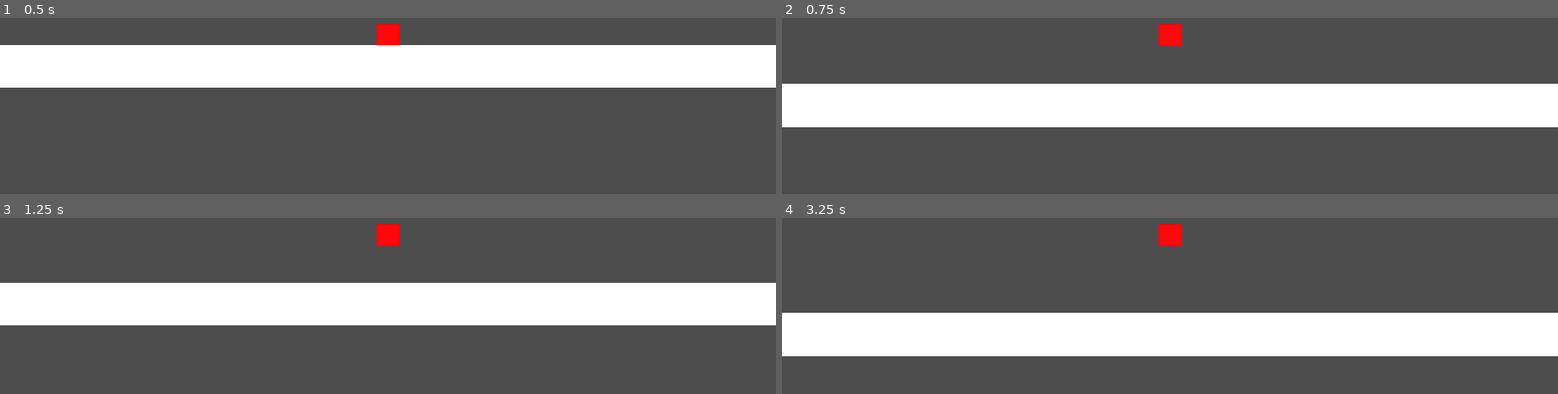
Above: before the commit, frames 1-4 (two rows, left to right).
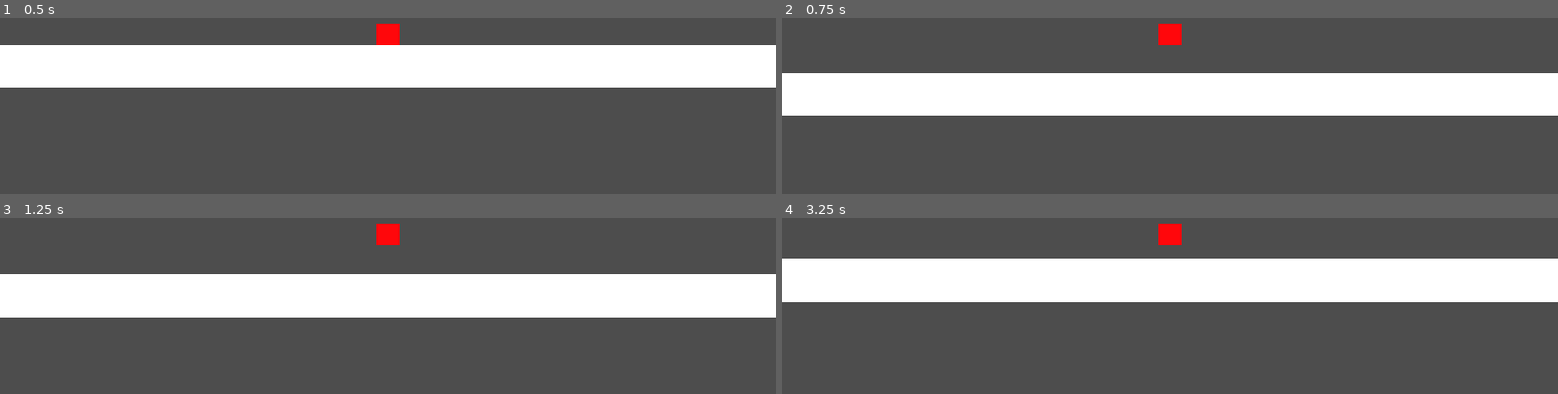
Above: after the commit, the same moments.

Repository: 0xBrandon/FeelBox
Game: Godot game, scene res://world.tscn
Same seed, same stepped clock (60 frames per second), same inputs: the game is played once before the commit and once after it.
Inputs:
- Up to frame 1 (0.5 s): no input
- Up to frame 2 (0.75 s): hold D (move_right) from 0.53 s (still down); tap Space (jump) at 0.6 s
- Up to frame 3 (1.25 s): keep holding D (move_right); tap Space (jump) at 0.77, 1.07 s
- Up to frame 4 (3.25 s): tap Space (jump) at 1.35, 1.52, 1.82, 2.1, 2.85, 3.02 s; release D (move_right) at 2.03 s; hold A (move_left) 2.03-2.78 s; hold D (move_right) from 2.78 s (still down)

Frame 1 is identical in both runs. In frame 2, 13% of the frame differs, in the area x 0-100%, y 31-63%; in frame 3, 9.3%; in frame 4, 49%, in the area x 0-100%, y 23-79%.

Commit message:
V2: Variable Jump Height

Diff:
--- a/player.gd
+++ b/player.gd
@@ -1,12 +1,13 @@
 extends CharacterBody2D
 
 const MAX_SPEED    := 300.0
-const ACCEL        := 2200.0   # how fast you reach top speed on the ground
-const FRICTION     := 600.0   # how fast you stop on the ground
-const AIR_ACCEL    := 1500.0   # less control in the air...
-const AIR_FRICTION := 320.0    # ...and you barely slow down up there
+const ACCEL        := 2200.0
+const FRICTION     := 2600.0
+const AIR_ACCEL    := 1500.0
+const AIR_FRICTION := 320.0
 
 const JUMP_VELOCITY := -520.0
+const JUMP_CUT      := 0.40    # <- the new one
 const GRAVITY       := 1400.0
 
 
@@ -25,4 +26,8 @@
 	if Input.is_action_just_pressed("jump") and is_on_floor():
 		velocity.y = JUMP_VELOCITY
 
+	# Let go while still rising? Kill most of the upward speed.
+	if Input.is_action_just_released("jump") and velocity.y < 0.0:
+		velocity.y *= JUMP_CUT
+
 	move_and_slide()
